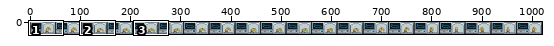
File history of a sprite sheet, branches/Grafics_Under_Development/madtulip/objects/ship station/madtulip_shipstation.png. Above, an overview of the earlier version with the close-up marked.
Close-up. Old version:
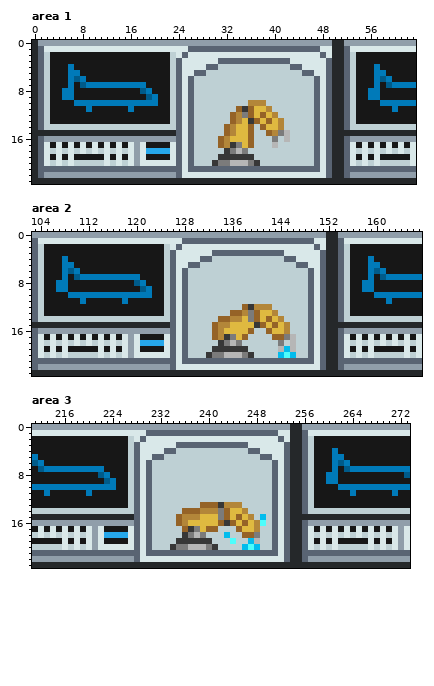
The file is 1020x24 pixels. Shown: area 1: x 0..63, y 0..23; area 2: x 103..167, y 0..23; area 3: x 211..273, y 0..23. The commit also changed other parts of the picture, which this record leaves out.
After the commit:
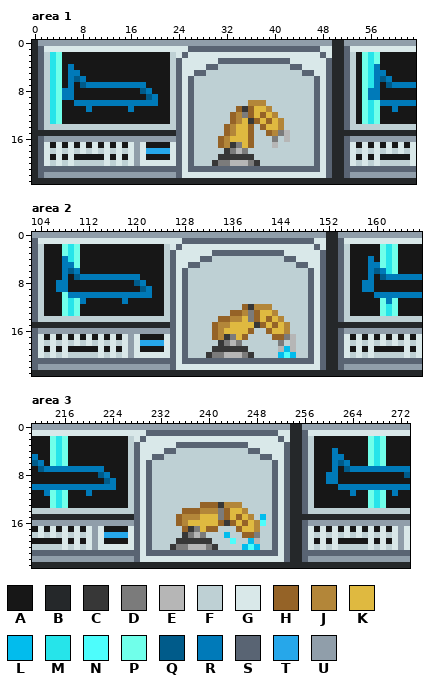
Palette (. is transparent): A #171717  B #25282a  C #373737  D #7b7b7b  E #b6b6b6  F #bed0d4  G #d9e8e9  H #956327  J #b38639  K #dfb940  L #02bced  M #26e4ea  N #4dfdfc  P #70ffea  Q #005b8a  R #007ab9  S #596473  T #26a7ea  U #909eaa
Edits made:
Area 1:
y 2..3: x 3..4 AA -> MP; x 55..57 AAA -> PMP
y 4..7: x 3..4 AA -> MP; x 55..56 AA -> PM
y 8..9: x 3..4 AA -> MP; x 55 A -> P
y 10..13: x 3..4 AA -> MP; x 55..57 AAA -> PMP
Area 2:
y 2..3: x 108..110 AAA -> PMP; x 161..163 AAA -> PMP
y 4: x 109..110 AA -> MP; x 161..163 AAA -> PMP
y 5: x 110 A -> P; x 161..163 AAA -> PMP
y 6: x 162..163 AA -> MP
y 10: x 108 A -> P
y 11: x 108..110 AAA -> PMP; x 161 A -> P; x 163 A -> P
y 12..13: x 108..110 AAA -> PMP; x 161..163 AAA -> PMP
Area 3:
y 2..6: x 214..216 AAA -> PMP; x 267..269 AAA -> PMP
y 11..13: x 214..216 AAA -> PMP; x 267..269 AAA -> PMP
Changed places in both close-ups, as pixel boxes (x1, y1, x2, y2):
changed: (50, 52, 62, 124)
changed: (362, 52, 380, 124)
changed: (62, 244, 80, 268)
changed: (380, 244, 398, 316)
changed: (62, 292, 80, 316)
changed: (50, 436, 68, 508)
changed: (368, 436, 386, 508)
